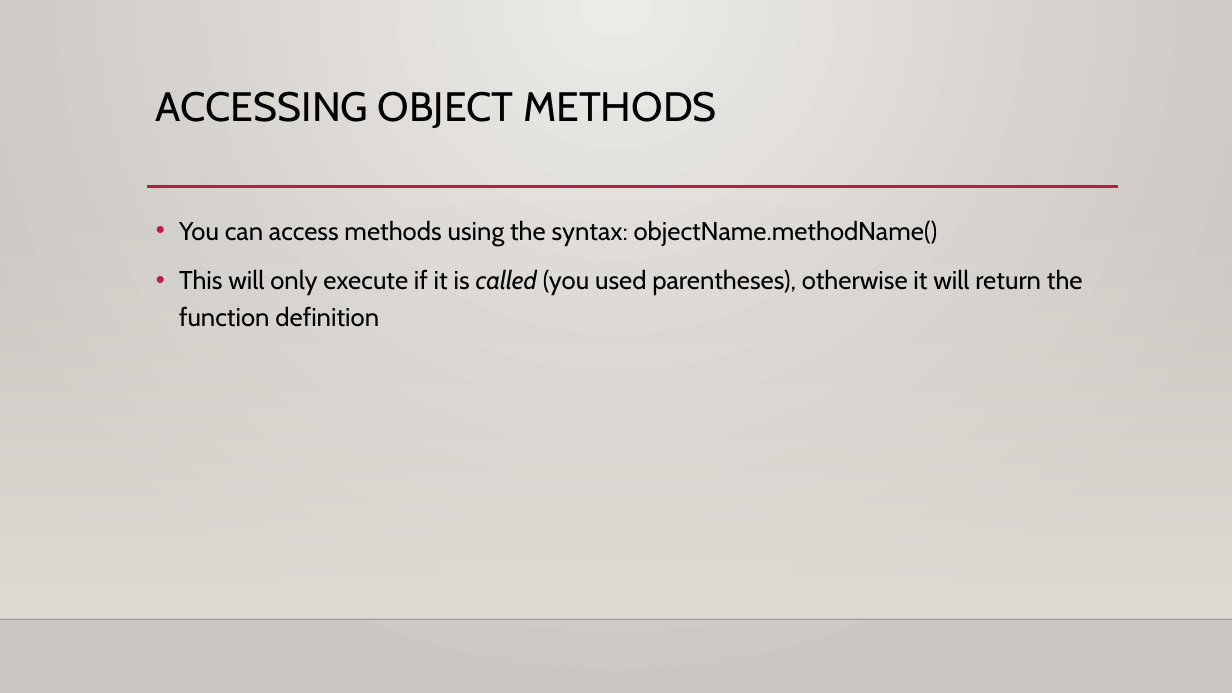
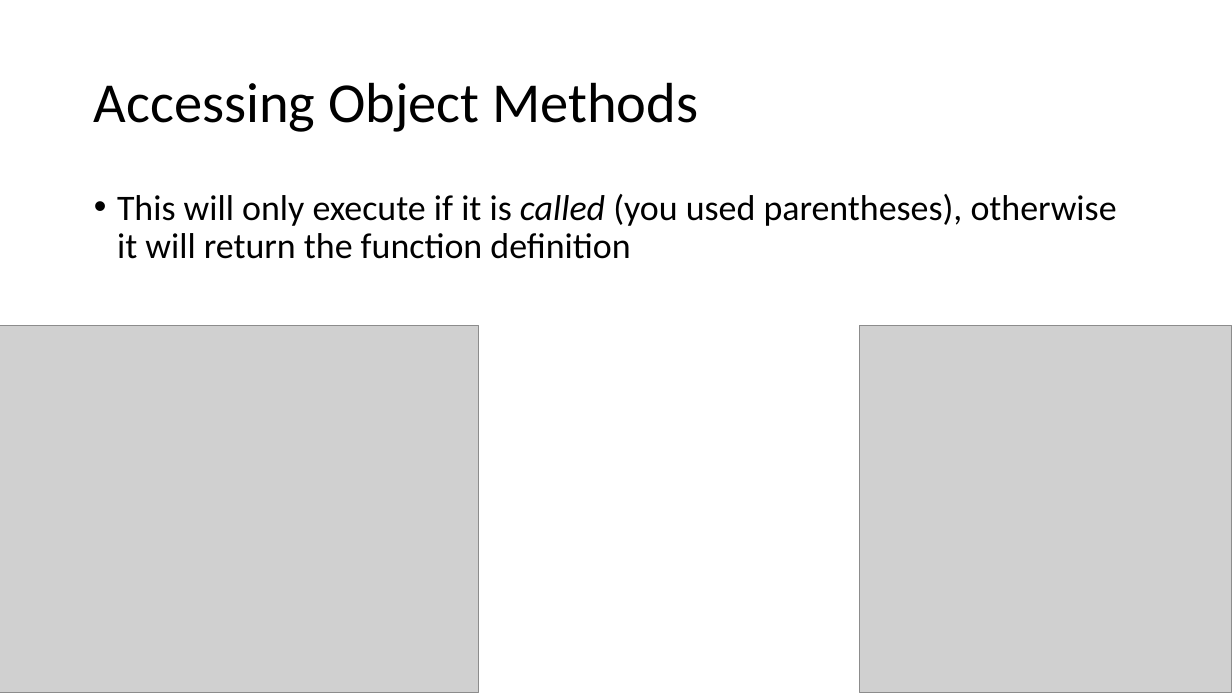
Before and after one commit to YWCANWIL-TechLab/Module11-Objects, a slide deck: slide 21 of slides/Module 11 - Objects.pptx. Drawn at 1232x693 pixels with LibreOffice and Linux fonts; fonts in the diff are those of the drawing; grey boxes stand for pictures; background and template pictures are left out. Boxes give left, top, right and bottom in pixels: in the first picture for what was removed or moved away, otherwise in the second. Text is boxed around its words. In the diff, an @@ line names an element or a change of style, - is before the commit and + after.

```diff
--- a/slides/Module 11 - Objects.pptx
+++ b/slides/Module 11 - Objects.pptx
@@ background gradient #ECEAE7 to #CAC7C1 to #FFFFFF @@
@@ title "Accessing Object Methods" at (94,82,698,132): vertical alignment top to middle @@
@@ title at (94,82,698,132): text changed; size 32 to 44 pt; font Cabin to Calibri @@
-ACCESSING OBJECT METHODS
+Accessing Object Methods
@@ rectangle removed at (0,204,1232,619) @@
@@ text "This will only execute if ...": place and size @@
-text "This will only execute if ..." at (179,220,1083,327)
+text "This will only execute if ..." at (117,194,1117,259)
@@ text "This will only execute if ..." at (117,194,1117,259): size 20 to 28 pt, font Cabin to Calibri; line spacing 1.2 to 0.9 @@
@@ line removed from (147, 187) to (1118, 187) @@
@@ text at (179,220,938,245): paragraph removed @@
-• You can access methods using the syntax: objectName.methodName()
@@ picture added at (0,325,479,693) @@
@@ picture added at (860,325,1232,693) @@
@@ line removed from (0, 619) to (1232, 619) @@
```
Also in this commit, not shown: 43 other slides changed, 8 other files.
